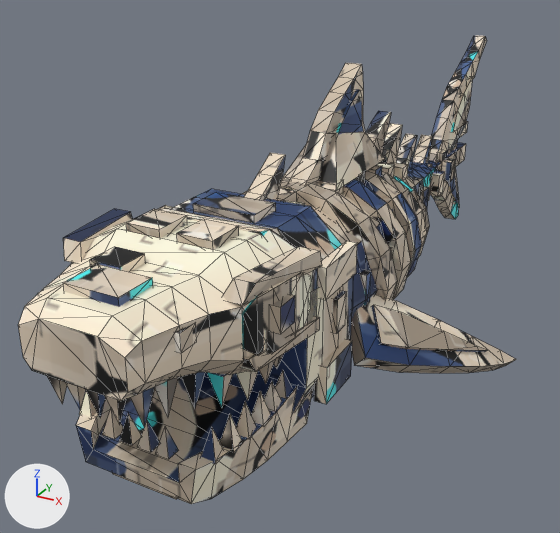
What one commit did to the FBX model assets/SkeletalShark/fbx/SkeletalShark_Idle.fbx.
Rendered twice from a 50 mm lens placed at (0.0505, -0.1208, 0.0668), pointed at (-0.0096, -0.0116, 0.0122). Lighting does not change. The marker at lower left points along +X, +Y and +Z. The older version comes first. Mesh edges are drawn as thin lines. Where no turn or scale is listed for an object, it has been applied to the vertices.

In view in the first picture: 'SkeletalShark'.
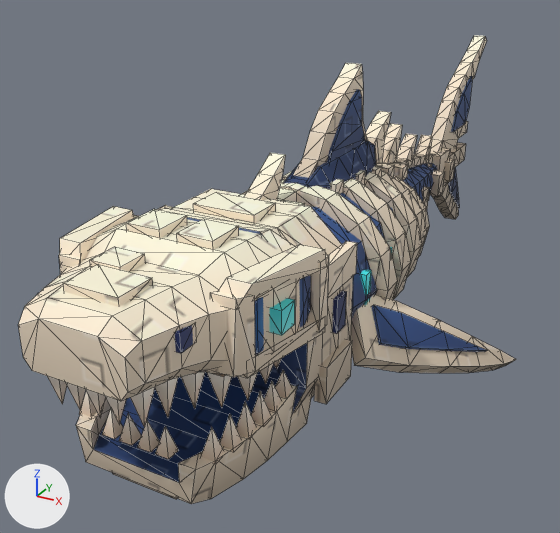
Patch to the scene script:
```diff
--- a/assets/SkeletalShark/fbx/SkeletalShark_Idle.fbx.py
+++ b/assets/SkeletalShark/fbx/SkeletalShark_Idle.fbx.py
@@ me_skeletalshark @@
 # used by ob_skeletalshark; location = (0.0, 0.0, 0.0)
-me_skeletalshark.from_pydata(...)  # 1622 vertices, 2838 faces; spans x -0.0317..0.0317, y -0.072..0.0708, z 0.0003..0.0468
+me_skeletalshark.from_pydata(...)  # 1726 vertices, 3026 faces; spans x -0.0317..0.0317, y -0.072..0.0708, z 0.0003..0.0468
+# me_skeletalshark part 1: a new loose piece, a box spanning x 0.0123..0.0154, y -0.0476..-0.0453, z 0.0228..0.0318, in mat_m_skeletalshark
+# me_skeletalshark part 2: a new loose piece, a box spanning x 0.0126..0.0148, y -0.0556..-0.0526, z 0.0261..0.0291, in mat_m_skeletalshark
+# me_skeletalshark part 3: a new loose piece, a box spanning x -0.0028..0.0028, y 0.0366..0.0438, z 0.0141..0.0219, in mat_m_skeletalshark
+# me_skeletalshark part 4: the loose piece of 8 vertices spanning x 0.0095..0.015, y -0.0594..-0.0462, z 0.0307..0.033 is rebuilt with 8 vertices and now spans x 0.0089..0.0154, y -0.0603..-0.0459, z 0.0306..0.0331
+# me_skeletalshark part 5: the loose piece of 8 vertices spanning x -0.015..-0.0095, y -0.0594..-0.0462, z 0.0307..0.033 is rebuilt with 8 vertices and now spans x -0.0154..-0.0089, y -0.0603..-0.0459, z 0.0306..0.0331
+# me_skeletalshark part 6: the loose piece of 8 vertices spanning x 0.01..0.0148, y -0.0588..-0.0462, z 0.0223..0.024 is rebuilt with 8 vertices and now spans x 0.0095..0.0154, y -0.0594..-0.0459, z 0.022..0.0241
+# me_skeletalshark part 7: a new loose piece of 36 vertices spanning x -0.0041..0.0041, y -0.0243..0.0012, z 0.027..0.0339, in mat_m_skeletalshark
+# me_skeletalshark part 8: the loose piece of 8 vertices spanning x 0.0132..0.0146, y -0.0555..-0.0522, z 0.0261..0.0294 is deleted
+# me_skeletalshark part 9: 19 vertices moved from x -0.0015..0.0015, y 0.0009..0.0462, z 0.0138..0.03 to x -0.0015..0.0015, y 0.0009..0.0468, z 0.0162..0.0245; 29 vertices removed from x -0.0048..0.0048, y -0.0264..0.0462, z 0.0167..0.0378; 57 vertices added at x -0.0019..0.0019, y -0.0264..0.051, z 0.0167..0.0282
+# me_skeletalshark part 10: 16 vertices added at x -0.0133..0.0133, y -0.0609..-0.0586, z 0.0228..0.0318
+# me_skeletalshark part 11: 2557 kept faces spanning x -0.0317..0.0317, y -0.072..0.0708, z 0.0003..0.0468 get new texture (UV) coordinates
+# other edits to the shape of me_skeletalshark do not show in these pictures
 me_skeletalshark.materials.append(mat_m_skeletalshark)
```

Where the change shows, as pixel boxes [x1, y1, x2, y2] in the pictures (560 x 533 px; the box of a moved part takes in the faces that stretch with it):
part 1 of me_skeletalshark, added
    after: [309, 255, 329, 332]
part 2 of me_skeletalshark, added (cyan)
    after: [270, 298, 295, 335]
part 3 of me_skeletalshark, added
    after: [430, 148, 451, 186]
part 4 of me_skeletalshark, rebuilt
    before: [223, 246, 322, 305]
    after: [219, 244, 326, 301]
part 5 of me_skeletalshark, rebuilt
    before: [63, 209, 133, 263]
    after: [60, 206, 134, 262]
part 6 of me_skeletalshark, rebuilt
    before: [241, 316, 320, 372]
    after: [239, 320, 325, 378]
part 7 of me_skeletalshark, added (blue)
    after: [284, 140, 376, 189]
part 8 of me_skeletalshark, deleted
    before: [271, 294, 295, 334]
part 9 of me_skeletalshark, moved or reshaped
    before: [281, 132, 428, 190]
    after: [310, 135, 435, 176]
part 10 of me_skeletalshark, added
    after: [59, 252, 256, 377]
part 11 of me_skeletalshark, surface changed
    both: [26, 36, 515, 504]
